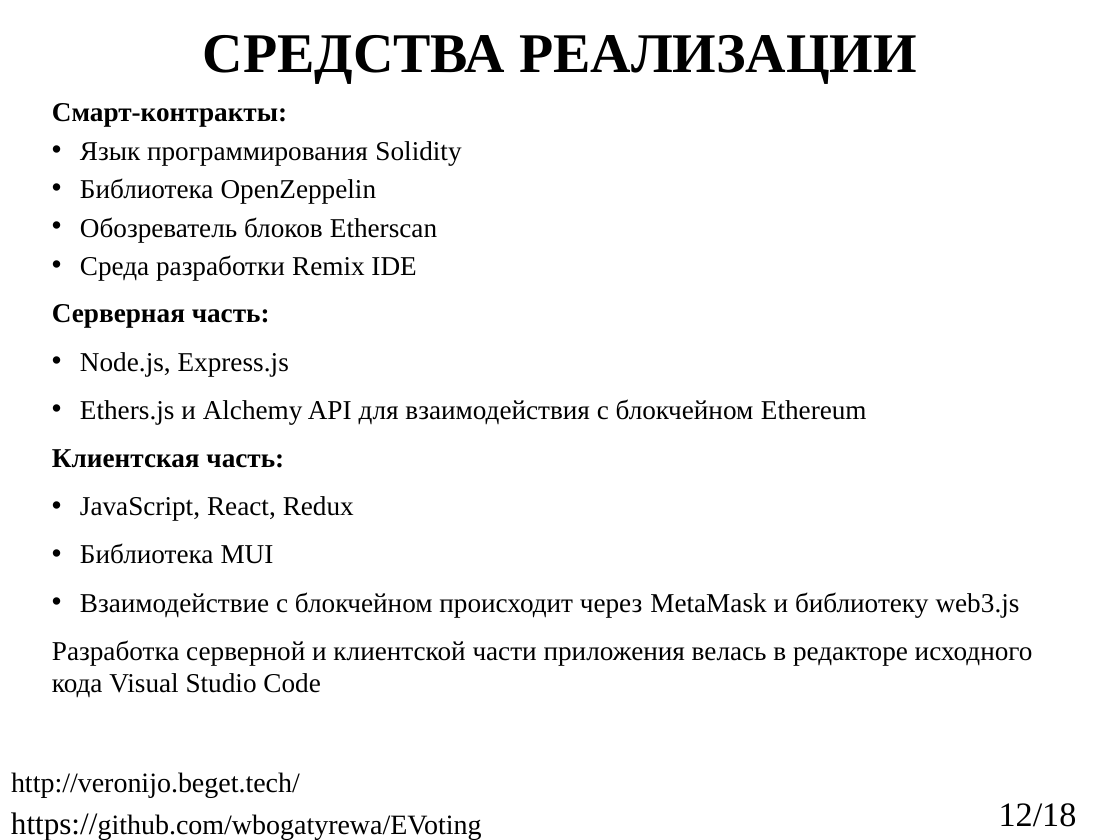
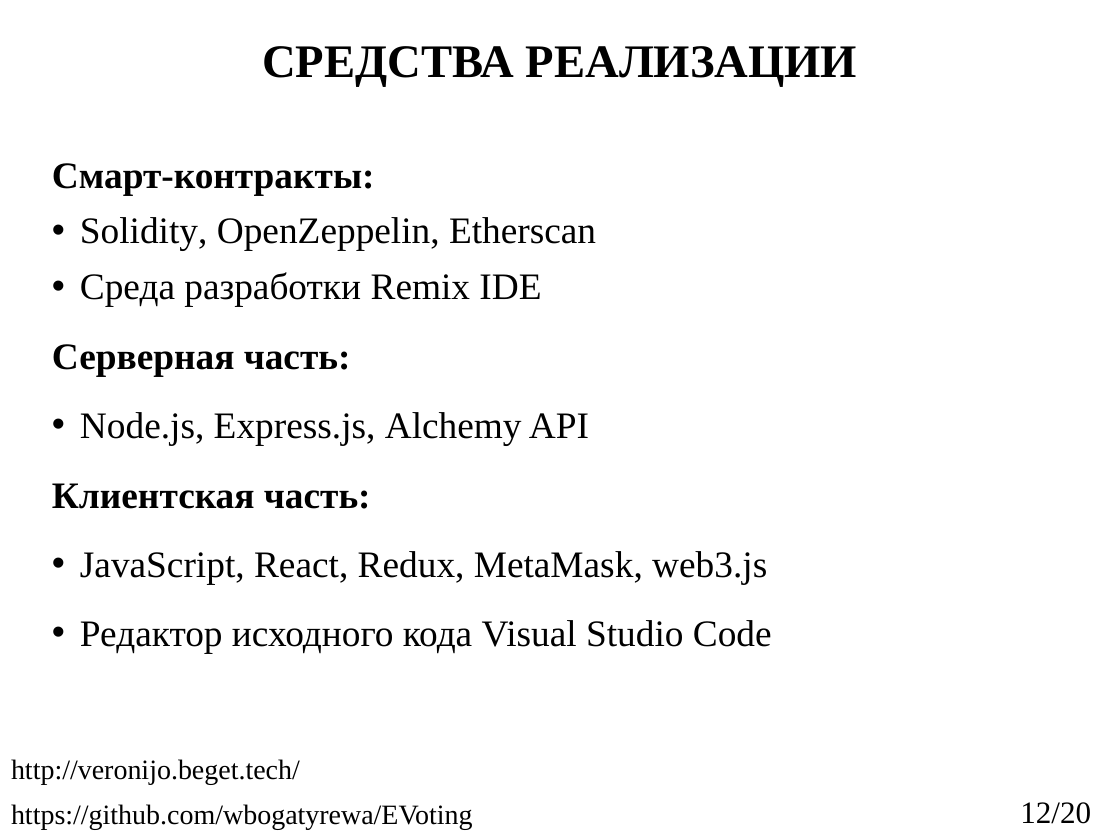
Before and after one commit to wbogatyrewa/EVoting, a slide deck: slide 12 of reports/2023_403_БогатыреваВО_slides.pptx. Drawn at 1120x840 pixels with LibreOffice and Linux fonts; fonts in the diff are those of the drawing. Boxes give left, top, right and bottom in pixels: in the first picture for what was removed or moved away, otherwise in the second. Text is boxed around its words. In the diff, an @@ line names an element or a change of style, - is before the commit and + after.

```diff
--- a/reports/2023_403_БогатыреваВО_slides.pptx
+++ b/reports/2023_403_БогатыреваВО_slides.pptx
@@ title "СРЕДСТВА РЕАЛИЗАЦИИ": place and size @@
-title "СРЕДСТВА РЕАЛИЗАЦИИ" at [203,35,917,83]
+title "СРЕДСТВА РЕАЛИЗАЦИИ" at [262,46,857,87]
@@ title "СРЕДСТВА РЕАЛИЗАЦИИ" at [262,46,857,87]: size 36 to 30 pt @@
@@ text "Смарт-контракты:": place and size @@
-text "Смарт-контракты:" at [52,103,1033,698]
+text "Смарт-контракты:" at [52,163,772,654]
@@ text at [52,163,541,509]: size 17.5 to 24 pt in "Смарт-контракты:", "Среда разработки Remix IDE", "Серверная часть:", "Клиентская часть:"; line spacing 1 to 1.2; line spacing 0.7 to 0.9 @@
@@ text at [80,217,596,251]: text changed; size 17.5 to 24 pt @@
-• Язык программирования Solidity
-• Библиотека OpenZeppelin
-• Обозреватель блоков Etherscan
+• Solidity, OpenZeppelin, Etherscan
@@ text at [80,412,589,446]: text changed; size 17.5 to 24 pt @@
-• Node.js, Express.js
-• Ethers.js и Alchemy API для взаимодействия с блокчейном Ethereum
+• Node.js, Express.js, Alchemy API
@@ text at [80,551,772,654]: text changed; size 17.5 to 24 pt @@
-• JavaScript, React, Redux
-• Библиотека MUI
-• Взаимодействие с блокчейном происходит через MetaMask и библиотеку web3.js
-Разработка серверной и клиентской части приложения велась в редакторе исходного кода Visual Studio Code
+• JavaScript, React, Redux, MetaMask, web3.js
+• Редактор исходного кода Visual Studio Code
@@ text "http://veronijo.beget.tech/": place and size @@
-text "http://veronijo.beget.tech/" at [11,772,300,797]
+text "http://veronijo.beget.tech/" at [11,759,300,784]
@@ text "https://github.com/wbogatyrewa/EVoting" at [11,804,473,829]: size 20 to 18 pt in "https://github.com/wbogatyrewa/EVoting" @@
@@ text at [1020,802,1091,824]: text changed; size 22 to 20 pt @@
-12/18
+12/20
```
Also in this commit, not shown: 15 other slides changed, 3 slides added, 1 slide removed, 2 other files.
